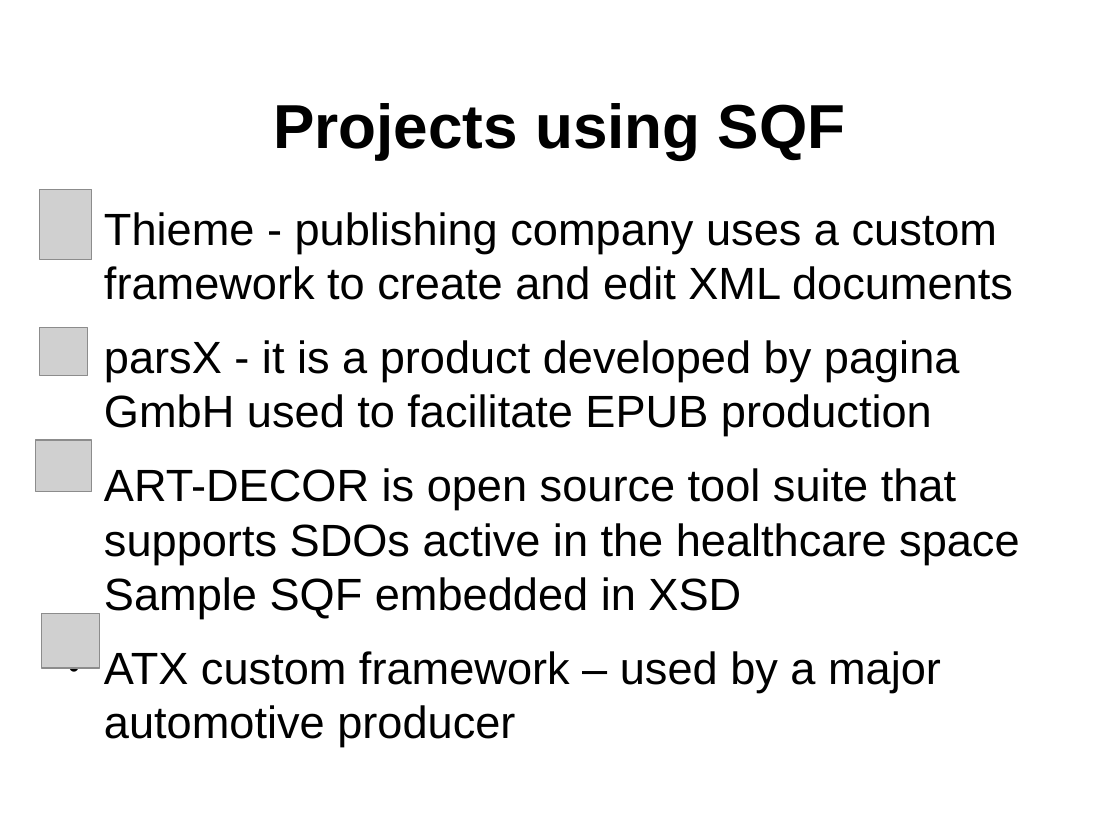
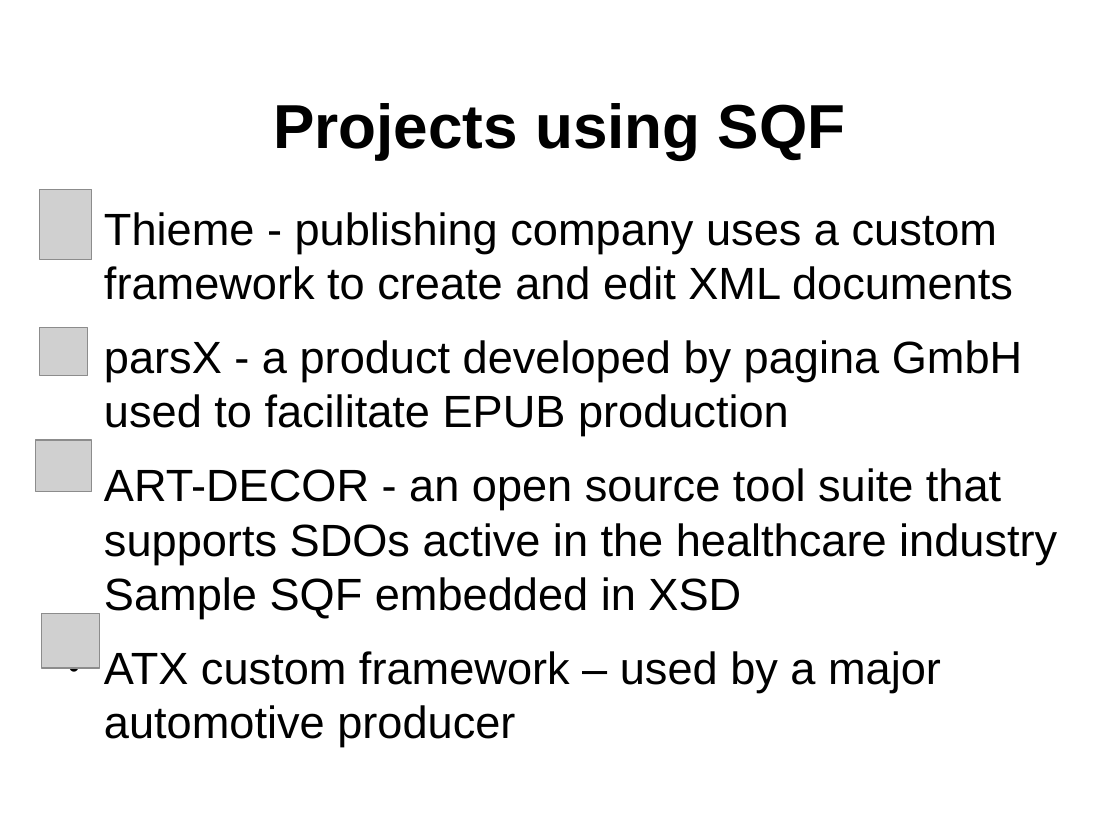
Before and after one commit to octavianN/Schematron-QuickFix-Language-Presentation, a slide deck: slide 25 of Final/SQF.odp. Drawn at 1120x840 pixels with LibreOffice and Linux fonts; fonts in the diff are those of the drawing; grey boxes stand for pictures; background and template pictures are left out. Boxes give left, top, right and bottom in pixels: in the first picture for what was removed or moved away, otherwise in the second. Text is boxed around its words. In the diff, an @@ line names an element or a change of style, - is before the commit and + after.

Commit message:
Small changes in slides.

```diff
--- a/Final/SQF.odp
+++ b/Final/SQF.odp
@@ text at <box>104,340,1057,618</box>: text changed @@
-● parsX - it is a product developed by pagina GmbH used to facilitate EPUB production
-● ART-DECOR is open source tool suite that supports SDOs active in the healthcare space Sample SQF embedded in XSD
+● parsX - a product developed by pagina GmbH used to facilitate EPUB production
+● ART-DECOR - an open source tool suite that supports SDOs active in the healthcare industry Sample SQF embedded in XSD
```
Also in this commit, not shown: 5 other slides changed, 1 other file.
